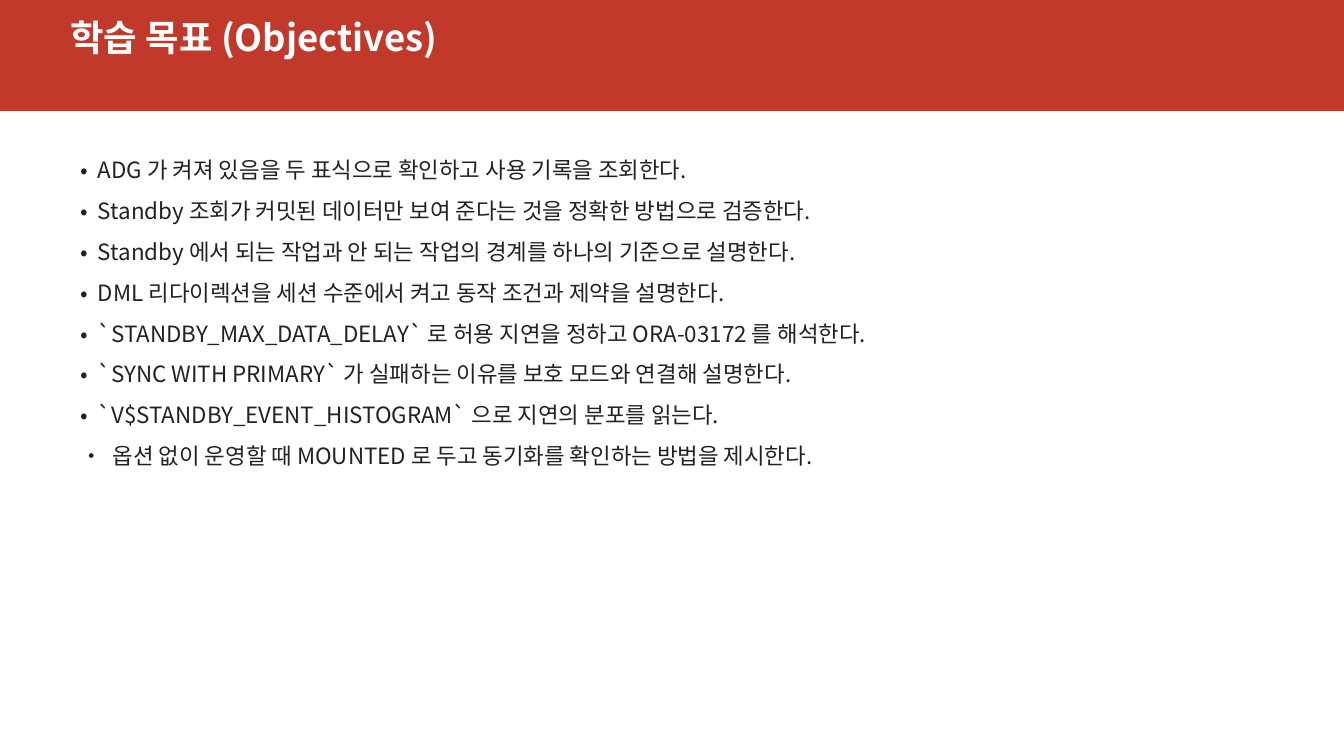
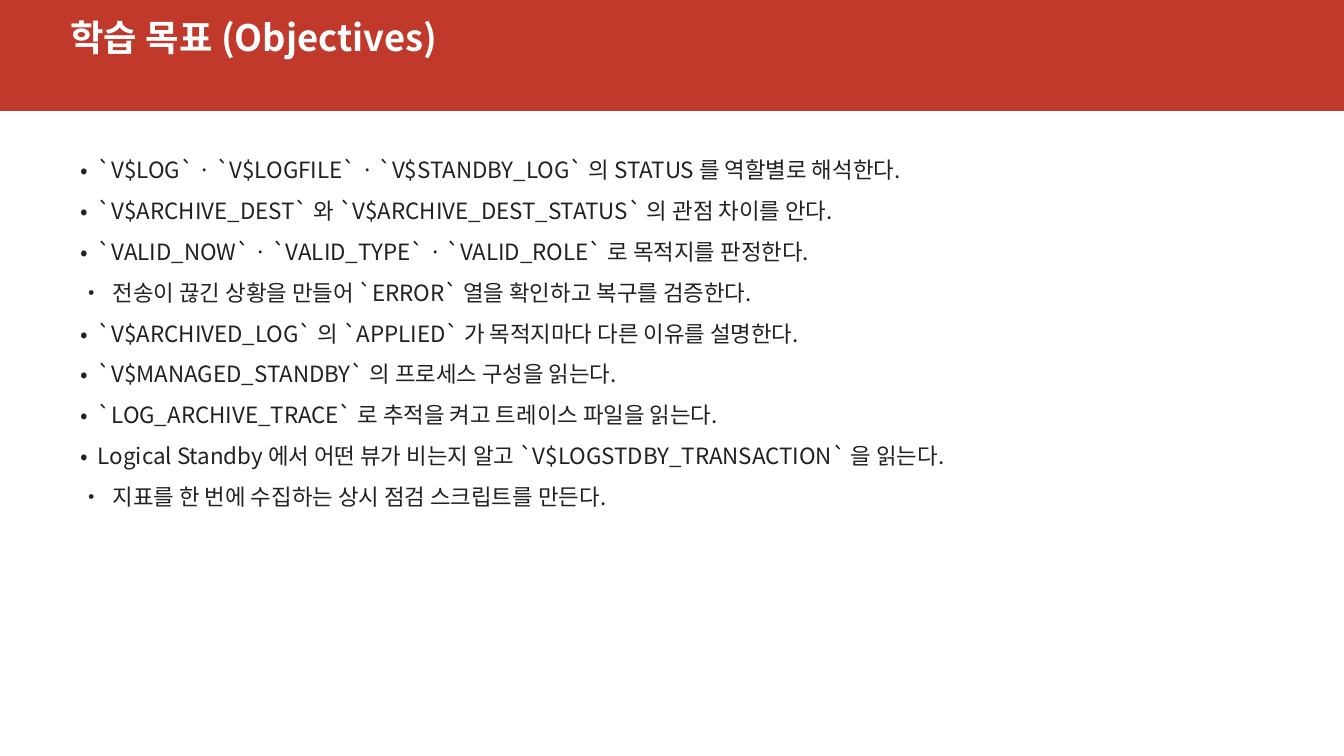
Before and after one commit to elpisk/OracleManual, a slide deck: slide 2 of ADG/15장/15장_V뷰기반모니터링과문제해결.pptx. Drawn at 1344x756 pixels with LibreOffice and Linux fonts; fonts in the diff are those of the drawing. Boxes give left, top, right and bottom in pixels: in the first picture for what was removed or moved away, otherwise in the second. Text is boxed around its words. In the diff, an @@ line names an element or a change of style, - is before the commit and + after.

```diff
--- a/ADG/15장/15장_V뷰기반모니터링과문제해결.pptx
+++ b/ADG/15장/15장_V뷰기반모니터링과문제해결.pptx
@@ text at bbox=[98, 158, 944, 507]: text changed @@
-• ADG 가 켜져 있음을 두 표식으로 확인하고 사용 기록을 조회한다.
-• Standby 조회가 커밋된 데이터만 보여 준다는 것을 정확한 방법으로 검증한다.
-• Standby 에서 되는 작업과 안 되는 작업의 경계를 하나의 기준으로 설명한다.
-• DML 리다이렉션을 세션 수준에서 켜고 동작 조건과 제약을 설명한다.
-• `STANDBY_MAX_DATA_DELAY` 로 허용 지연을 정하고 ORA-03172 를 해석한다.
-• `SYNC WITH PRIMARY` 가 실패하는 이유를 보호 모드와 연결해 설명한다.
-• `V$STANDBY_EVENT_HISTOGRAM` 으로 지연의 분포를 읽는다.
-• 옵션 없이 운영할 때 MOUNTED 로 두고 동기화를 확인하는 방법을 제시한다.
+• `V$LOG` · `V$LOGFILE` · `V$STANDBY_LOG` 의 STATUS 를 역할별로 해석한다.
+• `V$ARCHIVE_DEST` 와 `V$ARCHIVE_DEST_STATUS` 의 관점 차이를 안다.
+• `VALID_NOW` · `VALID_TYPE` · `VALID_ROLE` 로 목적지를 판정한다.
+• 전송이 끊긴 상황을 만들어 `ERROR` 열을 확인하고 복구를 검증한다.
+• `V$ARCHIVED_LOG` 의 `APPLIED` 가 목적지마다 다른 이유를 설명한다.
+• `V$MANAGED_STANDBY` 의 프로세스 구성을 읽는다.
+• `LOG_ARCHIVE_TRACE` 로 추적을 켜고 트레이스 파일을 읽는다.
+• Logical Standby 에서 어떤 뷰가 비는지 알고 `V$LOGSTDBY_TRANSACTION` 을 읽는다.
+• 지표를 한 번에 수집하는 상시 점검 스크립트를 만든다.
```
Also in this commit, not shown: 11 other slides changed, 32 slides added, 26 slides removed, 5 other files.
